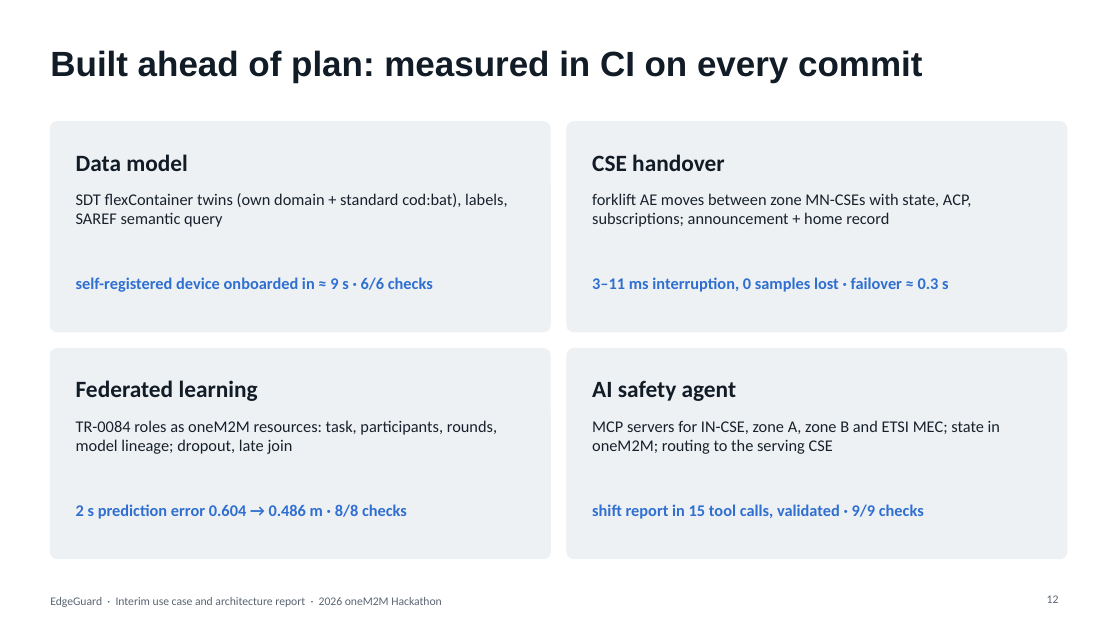
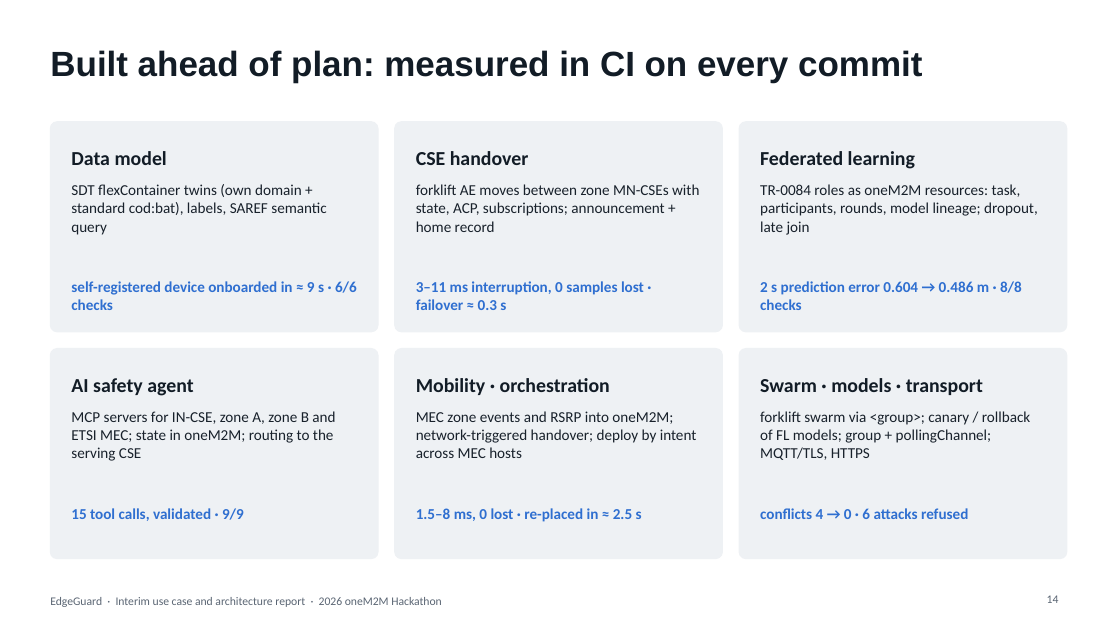
Before and after one commit to ljw22112/Edgeguard, a slide deck: slide 14 of docs/submissions/EdgeGuard_Interim_Report.pptx (slide 12 before the commit). Drawn at 1120x630 pixels with LibreOffice and Linux fonts; fonts in the diff are those of the drawing. Boxes give left, top, right and bottom in pixels: in the first picture for what was removed or moved away, otherwise in the second. Text is boxed around its words. In the diff, an @@ line names an element or a change of style, - is before the commit and + after.

```diff
--- a/docs/submissions/EdgeGuard_Interim_Report.pptx
+++ b/docs/submissions/EdgeGuard_Interim_Report.pptx
@@ rounded rectangle: place and size @@
-rounded rectangle at bbox=[50, 122, 550, 332]
+rounded rectangle at bbox=[50, 122, 378, 332]
@@ rounded rectangle: place and size @@
-rounded rectangle at bbox=[567, 122, 1067, 332]
+rounded rectangle at bbox=[395, 122, 723, 332]
@@ text "CSE handover": place and size @@
-text "CSE handover" at bbox=[592, 154, 725, 171]
+text "CSE handover" at bbox=[416, 151, 529, 165]
@@ rounded rectangle: place and size @@
-rounded rectangle at bbox=[50, 349, 550, 559]
+rounded rectangle at bbox=[739, 122, 1067, 332]
@@ text "Federated learning": place and size @@
-text "Federated learning" at bbox=[76, 380, 258, 401]
+text "Federated learning" at bbox=[760, 151, 915, 169]
@@ text "SDT flexContainer twins (own domain ...": place and size @@
-text "SDT flexContainer twins (own domain ..." at bbox=[76, 193, 508, 227]
+text "SDT flexContainer twins (own domain ..." at bbox=[71, 184, 326, 235]
@@ text "forklift AE moves between zone ...": place and size @@
-text "forklift AE moves between zone ..." at bbox=[592, 193, 972, 227]
+text "forklift AE moves between zone ..." at bbox=[416, 184, 699, 232]
@@ text "TR-0084 roles as oneM2M resources: ...": place and size @@
-text "TR-0084 roles as oneM2M resources: ..." at bbox=[76, 420, 497, 454]
+text "TR-0084 roles as oneM2M resources: ..." at bbox=[760, 184, 1038, 235]
@@ text "3–11 ms interruption, 0 samples ...": place and size @@
-text "3–11 ms interruption, 0 samples ..." at bbox=[592, 277, 949, 292]
+text "3–11 ms interruption, 0 samples ..." at bbox=[416, 281, 644, 310]
@@ text "2 s prediction error 0.604 ...": place and size @@
-text "2 s prediction error 0.604 ..." at bbox=[76, 504, 407, 519]
+text "2 s prediction error 0.604 ..." at bbox=[760, 281, 1022, 310]
@@ rounded rectangle: place and size @@
-rounded rectangle at bbox=[567, 349, 1067, 559]
+rounded rectangle at bbox=[50, 349, 378, 559]
@@ rounded rectangle added at bbox=[395, 349, 723, 559], fill #EEF1F4, outline #EEF1F4 1 pt @@
@@ rounded rectangle added at bbox=[739, 349, 1067, 559], fill #EEF1F4, outline #EEF1F4 1 pt @@
@@ size 20 to 17 pt in 4 elements at bbox=[71, 151, 167, 165], bbox=[416, 151, 529, 165], bbox=[760, 151, 915, 169], bbox=[71, 378, 193, 396] @@
@@ text "AI safety agent": place and size @@
-text "AI safety agent" at bbox=[592, 380, 737, 401]
+text "AI safety agent" at bbox=[71, 378, 193, 396]
@@ text added at bbox=[416, 378, 610, 395], 17 pt, text #121C26, bold @@
+Mobility · orchestration
@@ text added at bbox=[760, 378, 983, 395], 17 pt, text #121C26, bold @@
+Swarm · models · transport
@@ size 14 to 13 pt in 7 elements at bbox=[71, 184, 326, 235], bbox=[71, 281, 357, 310], bbox=[416, 184, 699, 232], bbox=[416, 281, 644, 310], bbox=[760, 184, 1038, 235], bbox=[760, 281, 1022, 310], bbox=[71, 411, 335, 461] @@
@@ text "MCP servers for IN-CSE, zone ...": place and size @@
-text "MCP servers for IN-CSE, zone ..." at bbox=[592, 420, 1000, 454]
+text "MCP servers for IN-CSE, zone ..." at bbox=[71, 411, 335, 461]
@@ text added at bbox=[416, 411, 697, 458], 13 pt, text #18212B @@
+MEC zone events and RSRP into oneM2M; network-triggered handover; deploy by intent across MEC hosts
@@ text added at bbox=[760, 411, 1030, 460], 13 pt, text #18212B @@
+forklift swarm via <group>; canary / rollback of FL models; group + pollingChannel; MQTT/TLS, HTTPS
@@ text at bbox=[71, 508, 244, 521]: text changed; size 14 to 13 pt @@
-shift report in 15 tool calls, validated · 9/9 checks
+15 tool calls, validated · 9/9
@@ text added at bbox=[416, 508, 642, 522], 13 pt, text #2F6FD0, bold @@
+1.5–8 ms, 0 lost · re-placed in ≈ 2.5 s
@@ text added at bbox=[760, 508, 968, 519], 13 pt, text #2F6FD0, bold @@
+conflicts 4 → 0 · 6 attacks refused
@@ page number at bbox=[1047, 595, 1059, 603]: text changed @@
-12
+14
```
Also in this commit, not shown: 7 other slides changed, 2 slides added.
